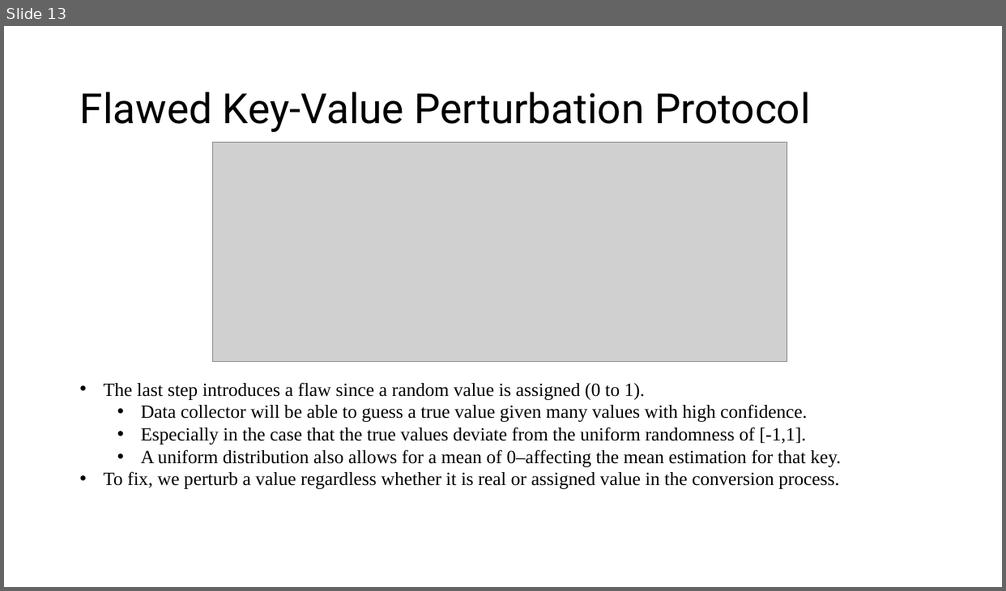
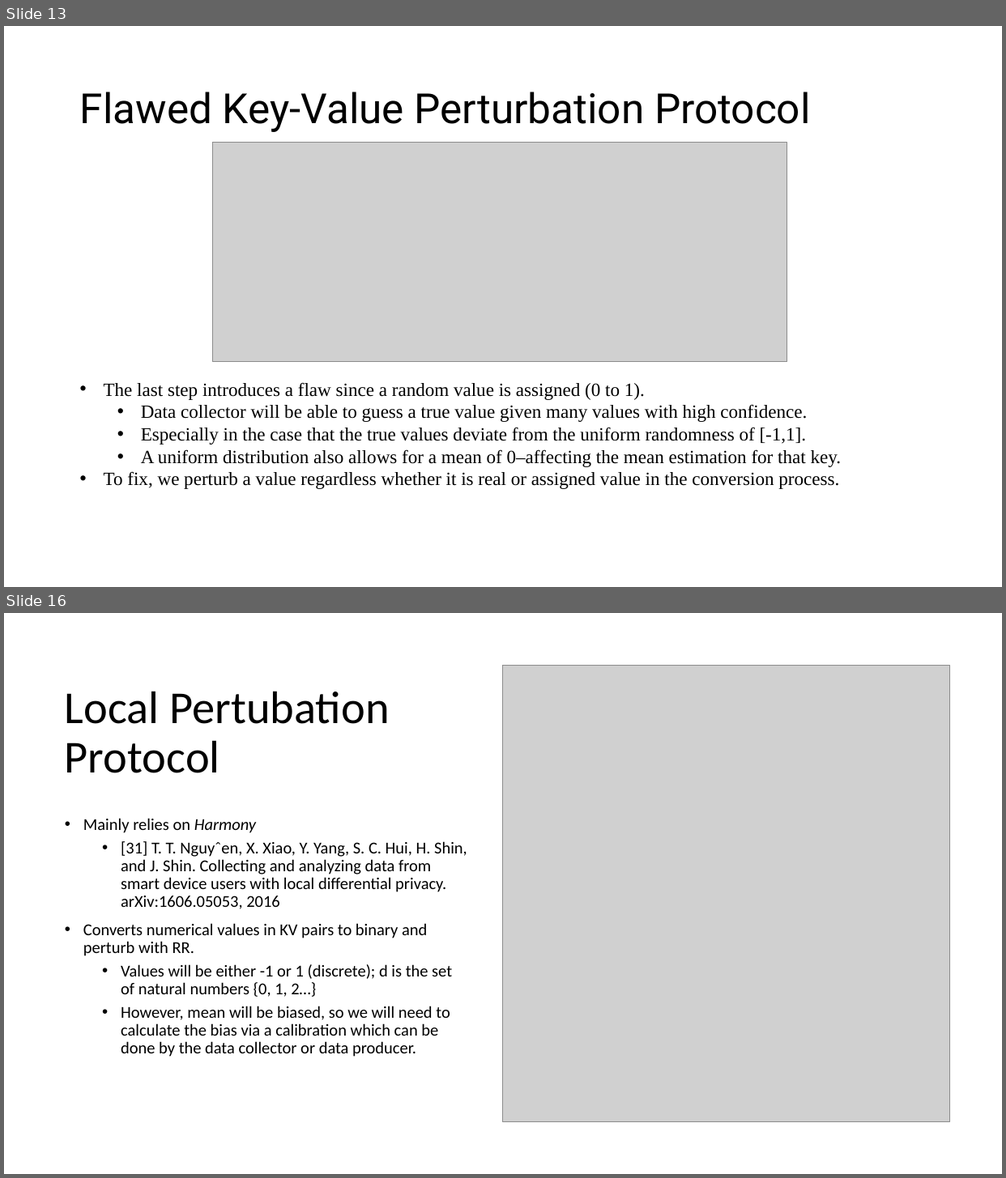
Before and after one commit to CodeFluent/Notes, a slide deck: CS-6223/hw/Grad_Project/Final Documents/PrivKV Differential Privacy for Key Value Structured Data.pptx. Shown one above the other, each under a label of ours: slide 13 before the commit, slides 13 and 16 after it; the slides between them are not shown. The pictures are 1006x591 and 1006x1178 pixels, drawn with LibreOffice and Linux fonts; fonts in the diff are those of the drawing; grey boxes stand for pictures. Boxes give left, top, right and bottom in pixels: in the first picture for what was removed or moved away, otherwise in the second. Text is boxed around its words. In the diff, an @@ line names an element or a change of style, - is before the commit and + after.

```diff
--- a/CS-6223/hw/Grad_Project/Final Documents/PrivKV Differential Privacy for Key Value Structured Data.pptx
+++ b/CS-6223/hw/Grad_Project/Final Documents/PrivKV Differential Privacy for Key Value Structured Data.pptx
@@ slide 16 added at [4,613,1002,1174], background #FFFFFF @@
@@ picture added at [503,666,949,1122] @@
@@ title added at [65,691,389,773], 44 pt, text #000000 @@
+Local Pertubation Protocol
@@ text added at [83,818,467,1057], 16 pt, text #000000 @@
+• Mainly relies on Harmony
+  • [31] T. T. Nguyˆen, X. Xiao, Y. Yang, S. C. Hui, H. Shin, and J. Shin. Collecting and analyzing data from smart device users with local differential privacy. arXiv:1606.05053, 2016
+• Converts numerical values in KV pairs to binary and perturb with RR.
+  • Values will be either -1 or 1 (discrete); d is the set of natural numbers {0, 1, 2…}
+  • However, mean will be biased, so we will need to calculate the bias via a calibration which can be done by the data collector or data producer.
```
Also in this commit, not shown: 3 slides changed, 1 slide removed.
